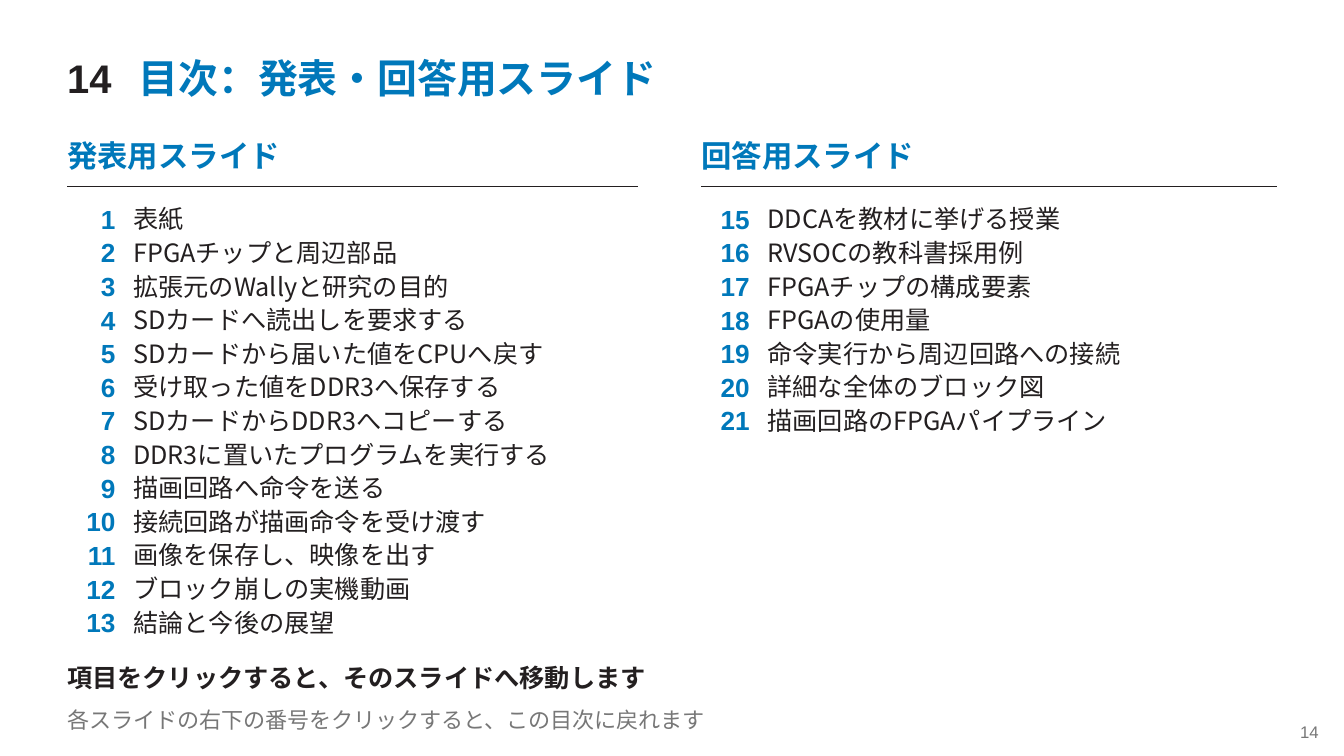
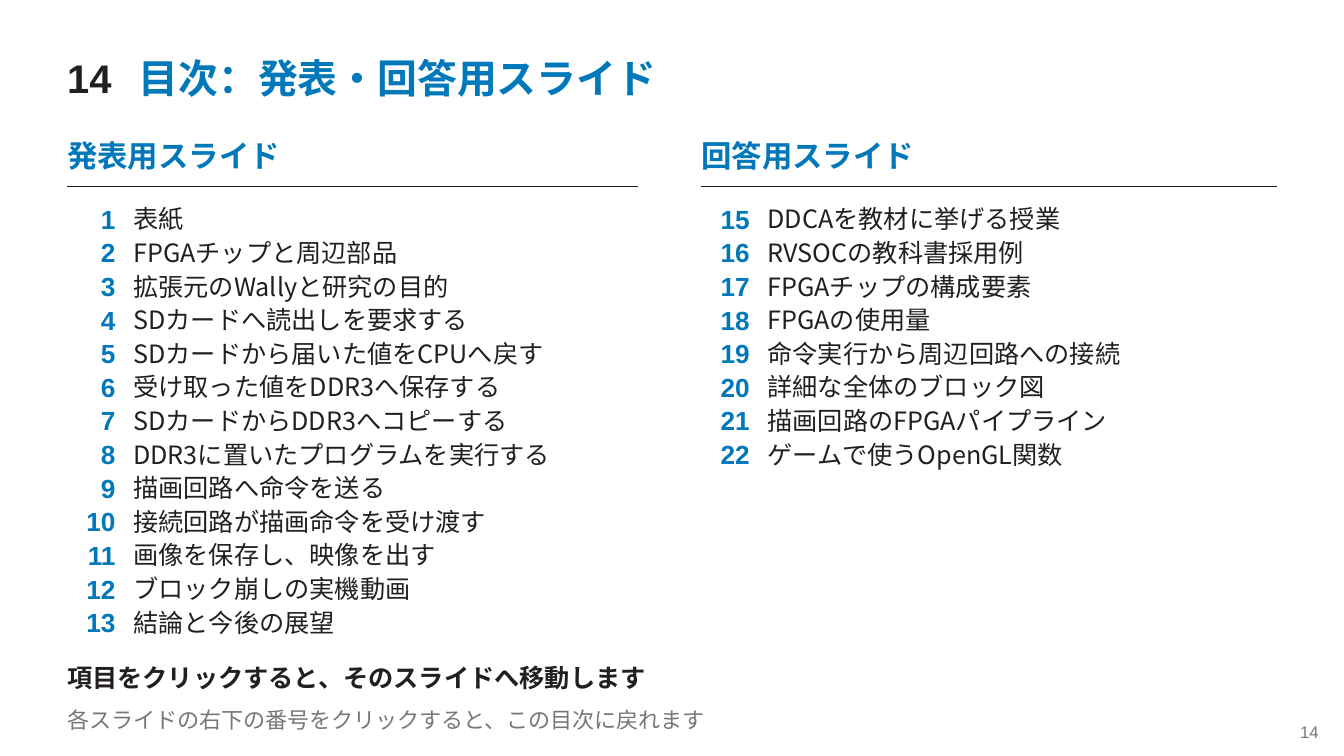
Before and after one commit to SoshiroFujimori/wally-game-console-research, a slide deck: slide 14 of docs/presentation/中間発表_主要事項.pptx. Drawn at 1344x756 pixels with LibreOffice and Linux fonts; fonts in the diff are those of the drawing. Boxes give left, top, right and bottom in pixels: in the first picture for what was removed or moved away, otherwise in the second. Text is boxed around its words. In the diff, an @@ line names an element or a change of style, - is before the commit and + after.

```diff
--- a/docs/presentation/中間発表_主要事項.pptx
+++ b/docs/presentation/中間発表_主要事項.pptx
@@ text added at (x1=721, y1=445, x2=750, y2=464), 18.8 pt, text #0078BA, bold @@
+22
@@ text added at (x1=768, y1=442, x2=1064, y2=470), 18 pt, text #231F20 @@
+ゲームで使うOpenGL関数
```
Also in this commit, not shown: 3 other slides changed, 1 slide added, 9 other files.
